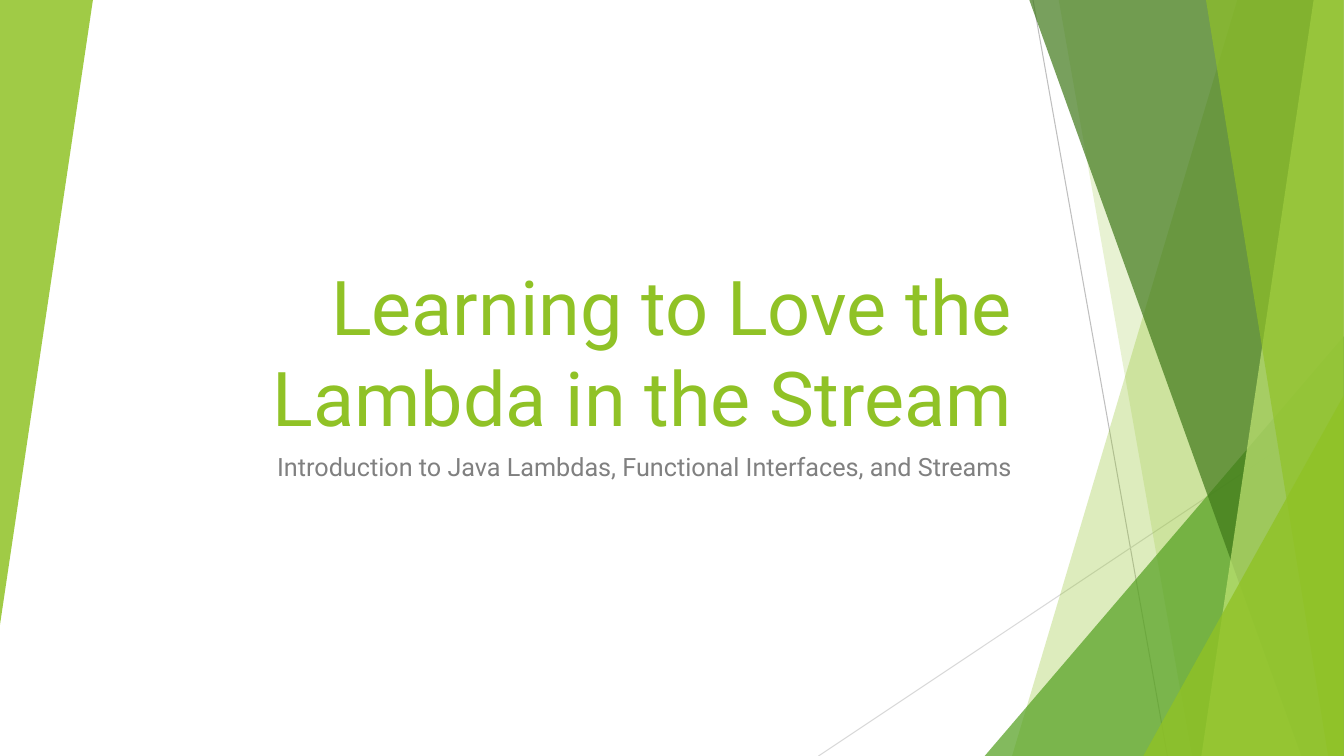
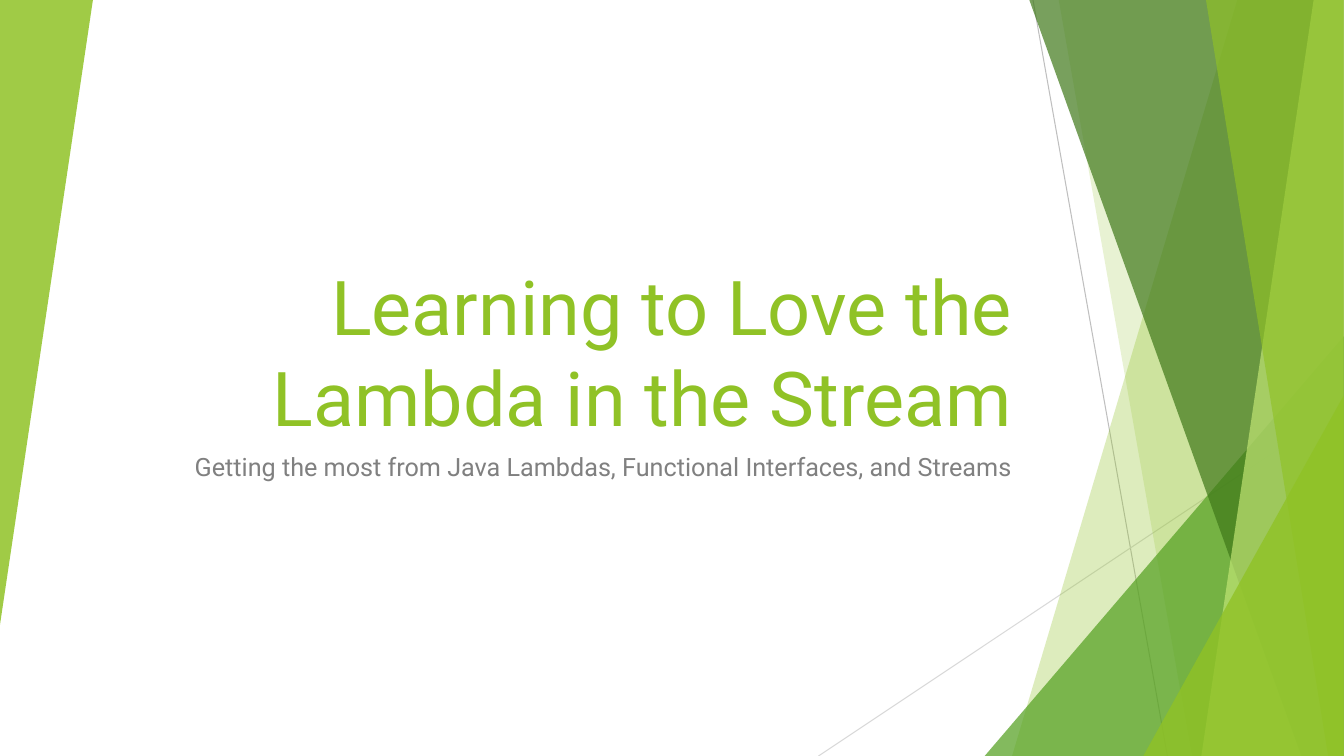
Before and after one commit to RichardRoda/2017-CodePaLOUsa-Lambda, a slide deck: slide 1 of Learning to Love the Lambda in the Stream.pptx. Drawn at 1344x756 pixels with LibreOffice and Linux fonts; fonts in the diff are those of the drawing. Boxes give left, top, right and bottom in pixels: in the first picture for what was removed or moved away, otherwise in the second. Text is boxed around its words. In the diff, an @@ line names an element or a change of style, - is before the commit and + after.

Commit message:
Change subtitle of presentation to better reflect that it has advanced concepts not just introductory.  Add slides detailing how to use the strategy pattern for streams both for intermediate operations as well as for the stream processing.

```diff
--- a/Learning to Love the Lambda in the Stream.pptx
+++ b/Learning to Love the Lambda in the Stream.pptx
@@ subtitle at box(195, 457, 1012, 481): text changed @@
-Introduction to Java Lambdas, Functional Interfaces, and Streams
+Getting the most from Java Lambdas, Functional Interfaces, and Streams
```
Also in this commit, not shown: 9 other slides changed, 5 slides added, 1 slide removed, 1 other file.
